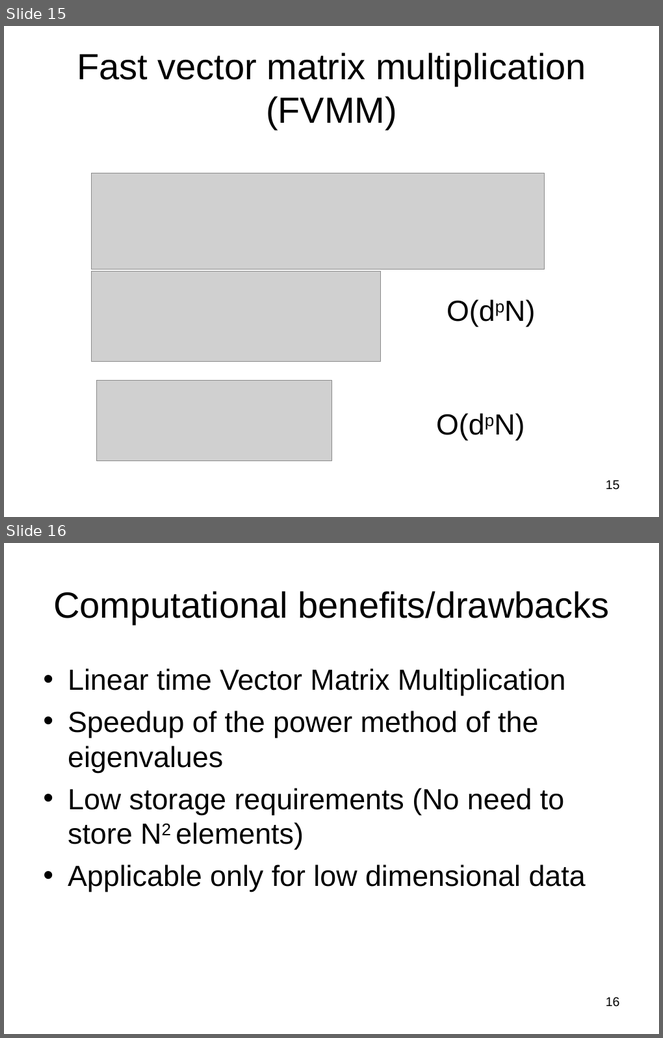
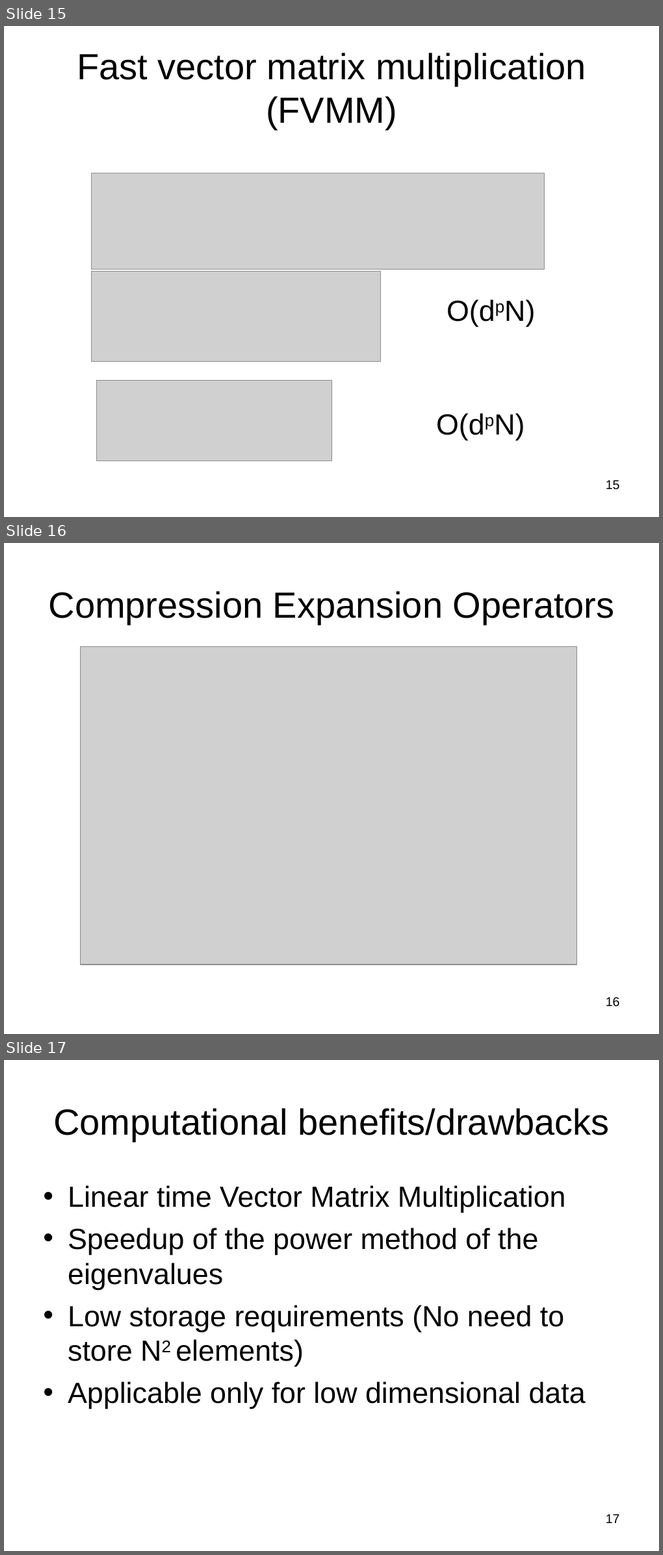
Before and after one commit to subailong/mlpack, a slide deck: fastlib/u/nvasil/docs/proposal/proposal.ppt. Shown one above the other, each under a label of ours: slides 15 and 16 before the commit, slides 15, 16 and 17 after it. The pictures are 663x1038 and 663x1555 pixels, drawn with LibreOffice and Linux fonts; fonts in the diff are those of the drawing; grey boxes stand for pictures. Boxes give left, top, right and bottom in pixels: in the first picture for what was removed or moved away, otherwise in the second. Text is boxed around its words. In the diff, an @@ line names an element or a change of style, - is before the commit and + after.

```diff
--- a/fastlib/u/nvasil/docs/proposal/proposal.ppt
+++ b/fastlib/u/nvasil/docs/proposal/proposal.ppt
@@ slide 16 added at (4,543,659,1034), background #FFFFFF @@
@@ title added at (49,591,615,624), 40 pt, text #000000 @@
+Compression Expansion Operators
@@ picture added at (81,646,577,965) @@
@@ page number added at (606,997,620,1007), 14 pt, text #000000 @@
+16
@@ what was slide 16 is now slide 17 @@
@@ page number at (606,1514,620,1523): text changed @@
-16
+17
```
Also in this commit, not shown: 4 slides changed, 2 other slides added, 1 slide removed, 2 other files.
